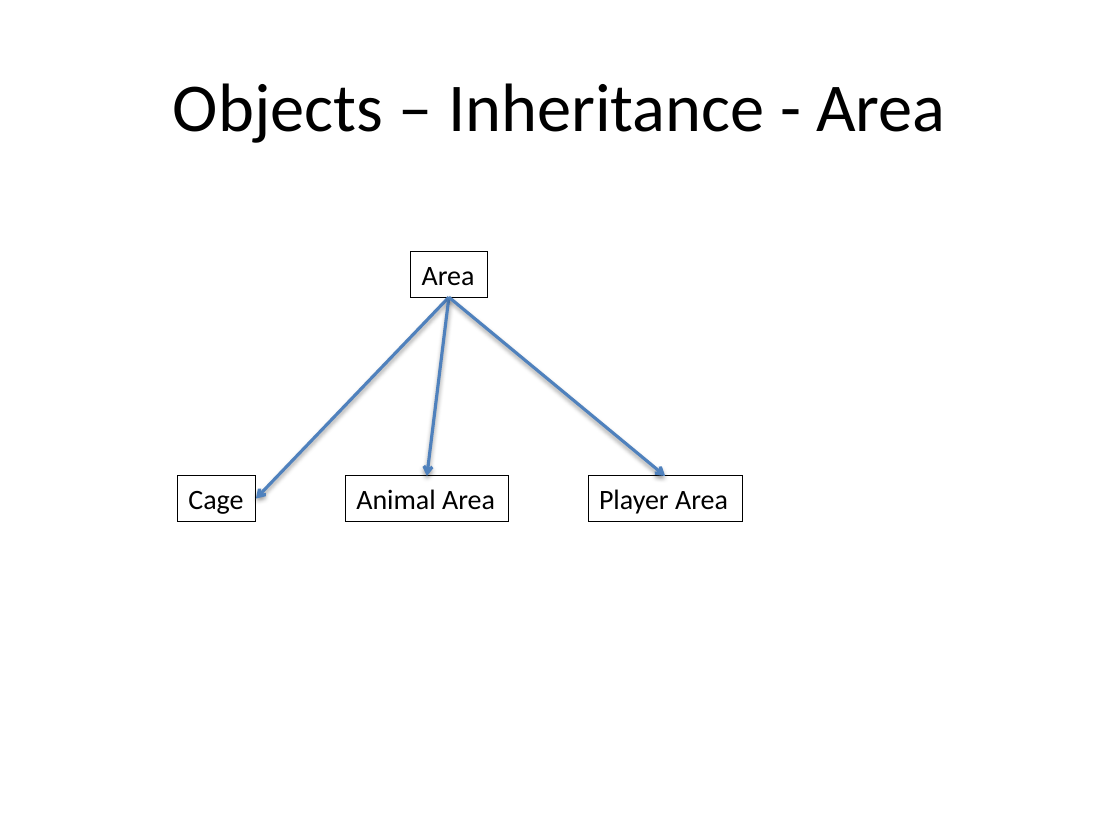
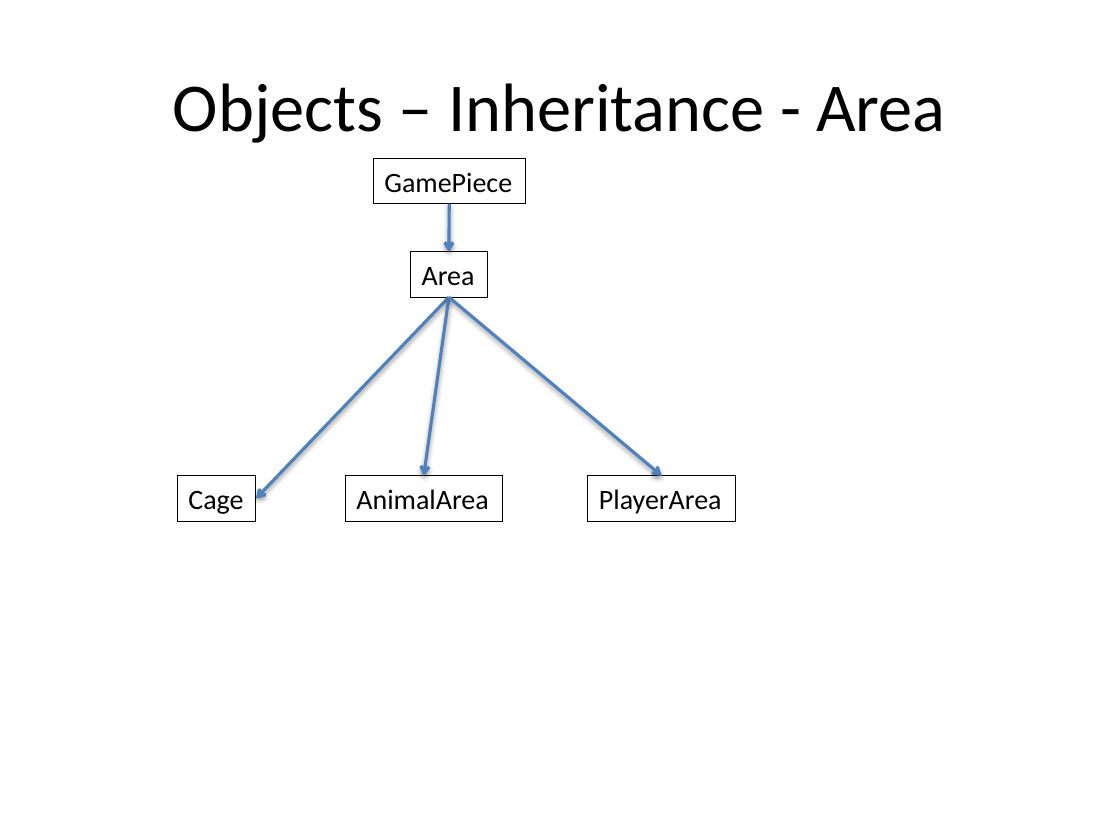
Before and after one commit to pindiespace/class-zookillsoccer, a slide deck: slide 13 of assets/ZooKill Soccer Game Design Document.pptx. Drawn at 1120x840 pixels with LibreOffice and Linux fonts; fonts in the diff are those of the drawing. Boxes give left, top, right and bottom in pixels: in the first picture for what was removed or moved away, otherwise in the second. Text is boxed around its words. In the diff, an @@ line names an element or a change of style, - is before the commit and + after.

```diff
--- a/assets/ZooKill Soccer Game Design Document.pptx
+++ b/assets/ZooKill Soccer Game Design Document.pptx
@@ rectangle added at (373,159,525,204), outline #000000 0.75 pt, 18 pt, text #000000 @@
+GamePiece
@@ arrow added from (449, 204) to (449, 252), #4F81BD 2 pt @@
@@ arrow moved from (449, 297) - (427, 476) to (449, 297) - (423, 476) @@
@@ arrow moved from (449, 297) - (665, 476) to (449, 297) - (662, 476) @@
@@ rectangle "AnimalArea": place and size @@
-rectangle "AnimalArea" at (345,476,508,521)
+rectangle "AnimalArea" at (345,476,502,521)
@@ rectangle "PlayerArea": place and size @@
-rectangle "PlayerArea" at (588,476,743,521)
+rectangle "PlayerArea" at (588,476,736,521)
@@ text in rectangle at (356,489,488,510): spaces changed @@
-Animal Area
+AnimalArea
@@ text in rectangle at (599,489,722,514): spaces changed @@
-Player Area
+PlayerArea
```
Also in this commit, not shown: 3 other slides changed, 30 other files.
